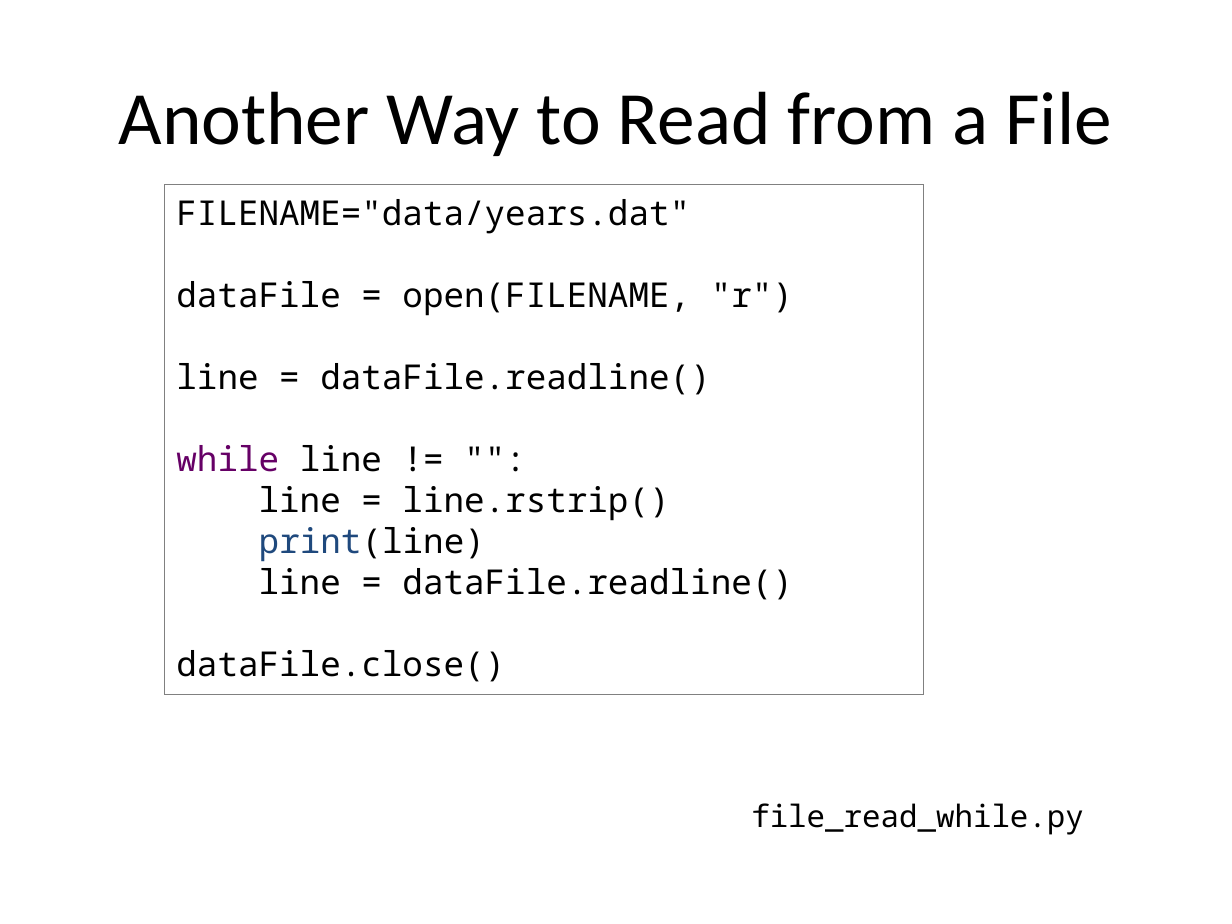
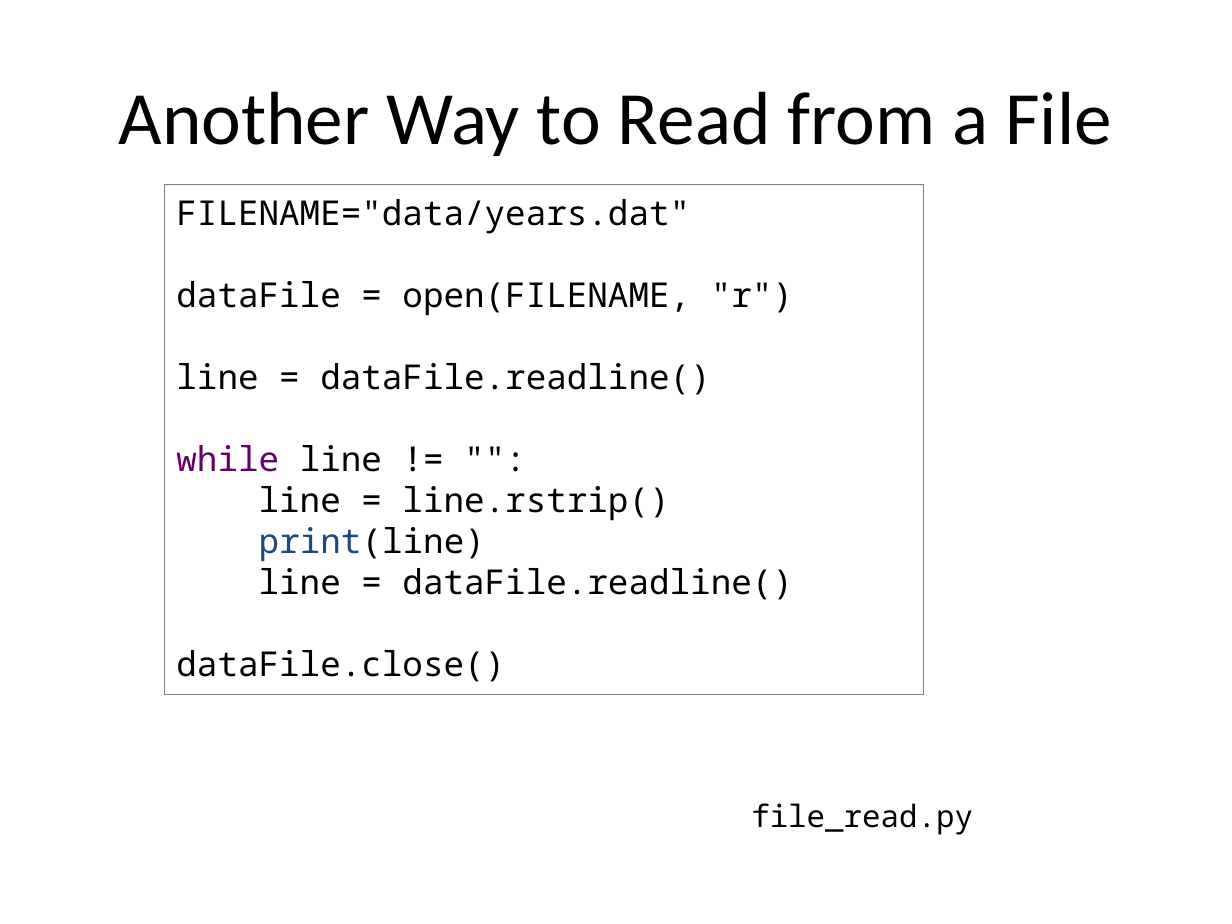
Before and after one commit to emhill/117-S15, a slide deck: slide 30 of src/morea/materials/14-while-loops.pptx. Drawn at 1232x924 pixels with LibreOffice and Linux fonts; fonts in the diff are those of the drawing. Boxes give left, top, right and bottom in pixels: in the first picture for what was removed or moved away, otherwise in the second. Text is boxed around its words. In the diff, an @@ line names an element or a change of style, - is before the commit and + after.

```diff
--- a/src/morea/materials/14-while-loops.pptx
+++ b/src/morea/materials/14-while-loops.pptx
@@ text at bbox=[751, 803, 973, 835]: text changed @@
-file_read_while.py
+file_read.py
```
Also in this commit, not shown: 3 other slides changed, 6 other files.
